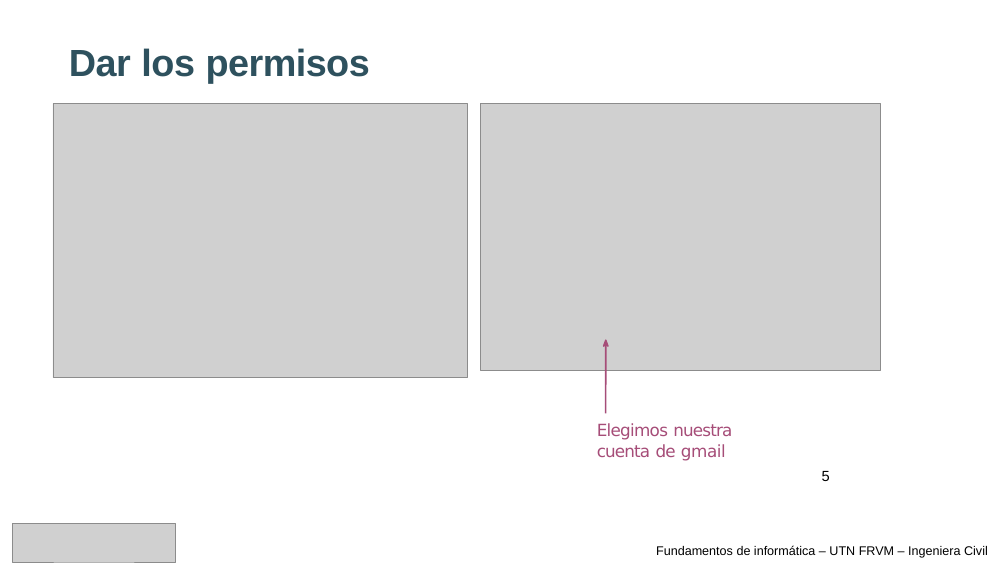
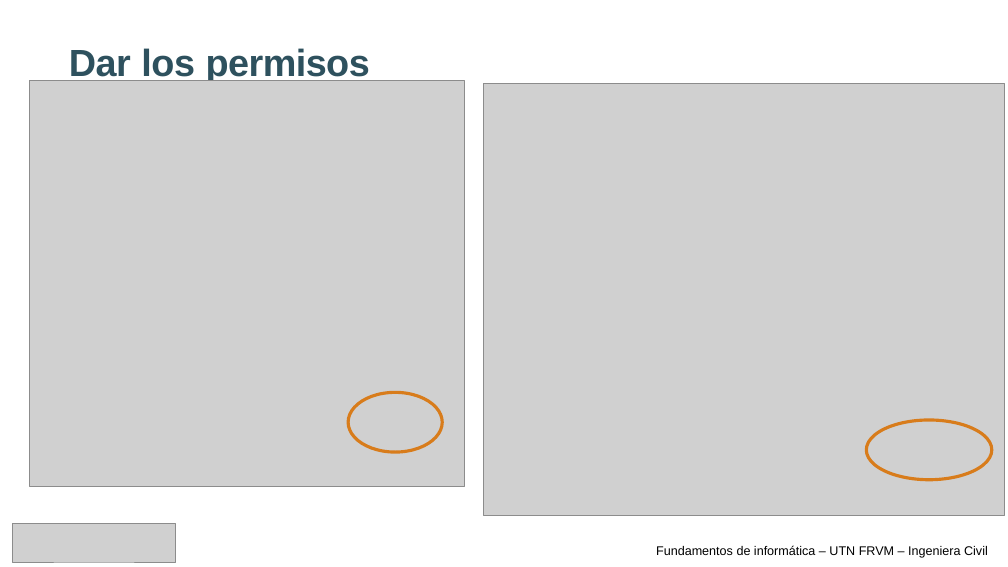
Before and after one commit to asdoffo/Fundamentos-de-informatica, a slide deck: slide 5 of Clase 5/Teoria/Clase 5 - Manipulacion de archivos.pptx. Drawn at 1008x567 pixels with LibreOffice and Linux fonts; fonts in the diff are those of the drawing; grey boxes stand for pictures. Boxes give left, top, right and bottom in pixels: in the first picture for what was removed or moved away, otherwise in the second. Text is boxed around its words. In the diff, an @@ line names an element or a change of style, - is before the commit and + after.

```diff
--- a/Clase 5/Teoria/Clase 5 - Manipulacion de archivos.pptx
+++ b/Clase 5/Teoria/Clase 5 - Manipulacion de archivos.pptx
@@ picture: place and size @@
-picture at bbox=[53, 104, 467, 377]
+picture at bbox=[29, 80, 464, 486]
@@ picture added at bbox=[483, 83, 1004, 516] @@
@@ group removed at bbox=[480, 104, 880, 414]: 3 freeform shapes, 1 picture @@
@@ ellipse added at bbox=[349, 392, 442, 452], outline #D87C1B 3 pt @@
@@ text removed at bbox=[597, 423, 732, 461] @@
-Elegimos nuestra cuenta de gmail
@@ text removed at bbox=[620, 423, 744, 429] @@
-Dar acceso al Google Drive
@@ ellipse added at bbox=[867, 420, 992, 480], outline #D87C1B 3 pt @@
@@ page number removed at bbox=[822, 471, 830, 481] @@
-5
```
Also in this commit, not shown: 2 other slides changed.
